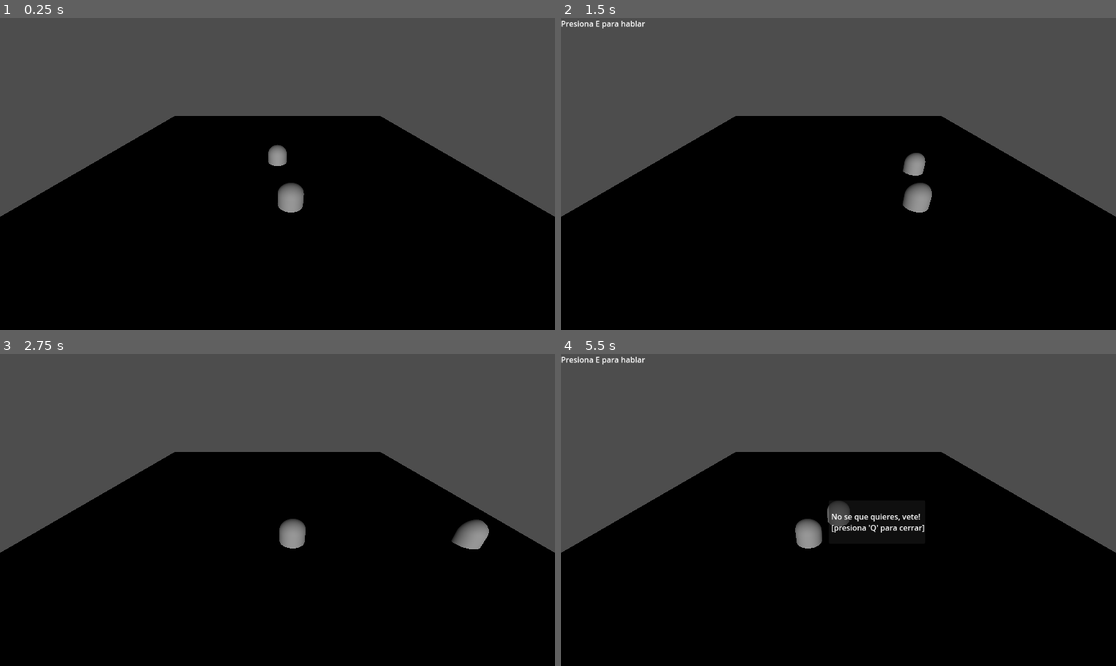
Above: before the commit, frames 1-4 (two rows, left to right).
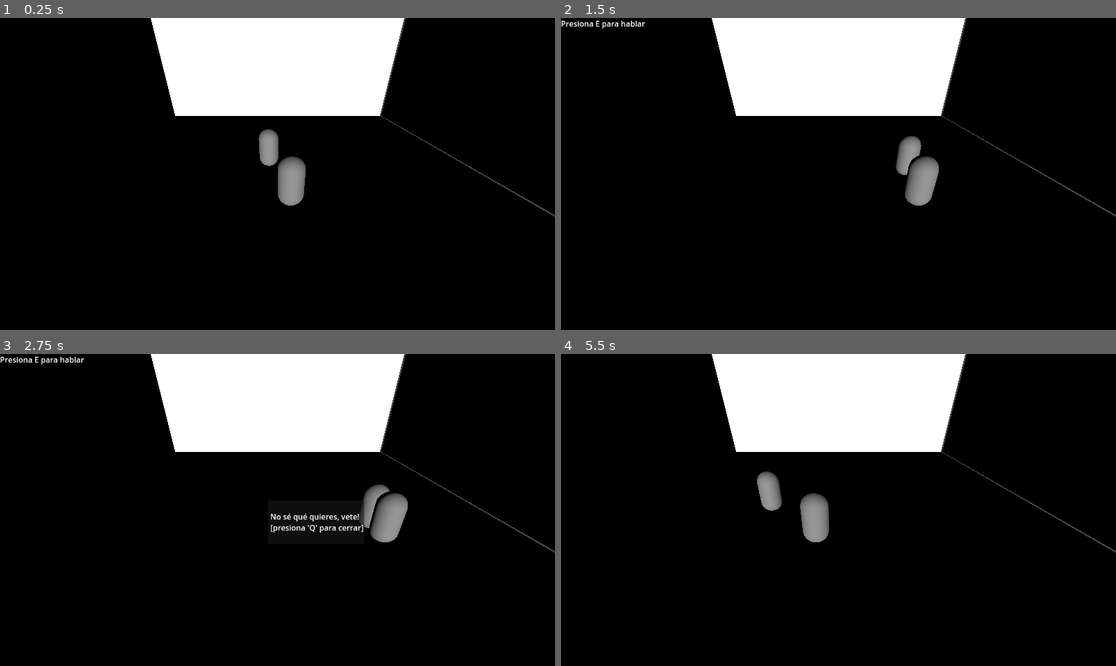
Above: after the commit, the same moments.

Repository: Sanspeen/3d-game-godot
Game: Godot game, scene res://main.tscn
The game is run twice, just before and just after one commit, with the same random seed, the same clock (stepped at 60 frames per second) and the same inputs. The project has no main scene, so this scene is started directly.
Inputs:
- Up to frame 1 (0.25 s): no input
- Up to frame 2 (1.5 s): hold Right (ui_right) 0.53-1.28 s; tap Q (close_interact) at 0.6 s; tap E (interact) at 0.8, 1.35 s; hold Down (ui_down) from 1.28 s (still down)
- Up to frame 3 (2.75 s): tap Q (close_interact) at 1.55, 2.1 s; tap E (interact) at 2, 2.3 s; release Down (ui_down) at 2.03 s; hold Right (ui_right) from 2.03 s (still down)
- Up to frame 4 (5.5 s): tap E (interact) at 2.75, 2.85, 3.8, 4.35, 5.3 s; release Right (ui_right) at 2.78 s; hold Up (ui_up) 2.78-3.53 s; tap Q (close_interact) at 3.05, 3.6, 4.55, 5.1 s; hold Left (ui_left) 3.53-5.03 s; hold Down (ui_down) from 5.03 s (still down)

The runs differ from the first frame. In frame 1, 42% of the frame differs, in the area x 0-100%, y 0-64%; in frame 2, 42%; in frame 3, 44%; in frame 4, 43%.

Commit message:
feat: finished NPC implementation, only rest visuals

Diff:
--- a/main.gd
+++ b/main.gd
@@ -7,7 +7,7 @@
 
 
 func _ready():
-	var npc_area = $NPC/Area3D
+	var npc_area = $NPC/AreaDialogoInteraccion
 	npc_area.connect("player_entered", _on_player_near)
 	npc_area.connect("player_exited", _on_player_leave)
 	dialogue_panel.visible = false
--- a/main.tscn
+++ b/main.tscn
@@ -6,11 +6,20 @@
 [ext_resource type="Script" uid="uid://cov76khjlnwds" path="res://area_3d.gd" id="3_h2yge"]
 [ext_resource type="Script" uid="uid://dlyavvmftoyll" path="res://talk_area.gd" id="5_lquwl"]
 
+[sub_resource type="QuadMesh" id="QuadMesh_lquwl"]
+
+[sub_resource type="StandardMaterial3D" id="StandardMaterial3D_lquwl"]
+
+[sub_resource type="QuadMesh" id="QuadMesh_7mycd"]
+
+[sub_resource type="QuadMesh" id="QuadMesh_272bh"]
+
 [sub_resource type="PlaneMesh" id="PlaneMesh_7dm0k"]
 
 [sub_resource type="CapsuleMesh" id="CapsuleMesh_1bvp3"]
 
 [sub_resource type="CapsuleShape3D" id="CapsuleShape3D_lquwl"]
+height = 2.39504
 
 [sub_resource type="CapsuleMesh" id="CapsuleMesh_7mycd"]
 
@@ -20,46 +29,66 @@
 
 [sub_resource type="SphereShape3D" id="SphereShape3D_7mycd"]
 
+[sub_resource type="WorldBoundaryShape3D" id="WorldBoundaryShape3D_lquwl"]
+
 [node name="main" type="Node3D"]
 script = ExtResource("1_1bvp3")
 
-[node name="MeshInstance3D" type="MeshInstance3D" parent="."]
+[node name="ParedFondo" type="MeshInstance3D" parent="."]
+transform = Transform3D(20, 0, 0, 0, 20, 0, 0, 0, 20, 0, 10, -10.026)
+mesh = SubResource("QuadMesh_lquwl")
+skeleton = NodePath("../ParedDerecha")
+surface_material_override/0 = SubResource("StandardMaterial3D_lquwl")
+
+[node name="ParedDerecha" type="MeshInstance3D" parent="."]
+transform = Transform3D(-8.74228e-07, 0, -20, 0, 20, 0, 20, 0, -8.74228e-07, 10.105, 10, 0)
+mesh = SubResource("QuadMesh_7mycd")
+skeleton = NodePath("../ParedIzquierda")
+
+[node name="ParedIzquierda" type="MeshInstance3D" parent="."]
+transform = Transform3D(-8.74228e-07, 0, 20, 0, 20, 0, -20, 0, -8.74228e-07, -10, 10, 0)
+mesh = SubResource("QuadMesh_272bh")
+
+[node name="Suelo" type="MeshInstance3D" parent="."]
 transform = Transform3D(10, 0, 0, 0, 10, 0, 0, 0, 10, 0, 0, 0)
 mesh = SubResource("PlaneMesh_7dm0k")
 
-[node name="DirectionalLight3D" type="DirectionalLight3D" parent="."]
+[node name="Iluminacion" type="DirectionalLight3D" parent="."]
 transform = Transform3D(1, 0, 0, 0, 1, 0, 0, 0, 1, -25, 30, 0)
 
-[node name="Camera3D" type="Camera3D" parent="."]
+[node name="CamaraPrincipal" type="Camera3D" parent="."]
 transform = Transform3D(1, 0, 0, 0, 0.866025, 0.5, 0, -0.5, 0.866025, 0, 5, 10)
 current = true
 
 [node name="Player" type="CharacterBody3D" parent="."]
 script = ExtResource("1_0xm2m")
 
-[node name="MeshInstance3D" type="MeshInstance3D" parent="Player"]
+[node name="CuerpoPlayer" type="MeshInstance3D" parent="Player"]
+transform = Transform3D(1, 0, 0, 0, 1, 0, 0, 0, 1, -0.450473, 0.906231, 0.183976)
 mesh = SubResource("CapsuleMesh_1bvp3")
 
-[node name="CollisionShape3D" type="CollisionShape3D" parent="Player"]
+[node name="CollisionPlayer" type="CollisionShape3D" parent="Player"]
+transform = Transform3D(1, 0, 0, 0, 1, 0, 0, 0, 1, -0.486821, 0.735664, 0.30095)
 shape = SubResource("CapsuleShape3D_lquwl")
 
-[node name="Camera3D" type="Camera3D" parent="Player"]
+[node name="TerceraPersonaCamera" type="Camera3D" parent="Player"]
 transform = Transform3D(0.0158862, 0.224084, -0.97444, -0.00365272, 0.97457, 0.224054, 0.999867, 0, 0.0163007, -5.11076, 0.889403, 0)
 
 [node name="NPC" type="CharacterBody3D" parent="."]
 transform = Transform3D(1, 0, 0, 0, 1, 0, 0, 0, 1, 0, 0, 3.69171)
 script = ExtResource("2_h2yge")
 
-[node name="MeshInstance3D" type="MeshInstance3D" parent="NPC"]
+[node name="CuerpoNPC" type="MeshInstance3D" parent="NPC"]
+transform = Transform3D(1, 0, 0, 0, 1, 0, 0, 0, 1, 0, 1.06028, 0)
 mesh = SubResource("CapsuleMesh_7mycd")
 
-[node name="CollisionShape3D" type="CollisionShape3D" parent="NPC"]
+[node name="CollisionNPC" type="CollisionShape3D" parent="NPC"]
 shape = SubResource("CapsuleShape3D_272bh")
 
-[node name="Area3D" type="Area3D" parent="NPC"]
+[node name="AreaDialogoInteraccion" type="Area3D" parent="NPC"]
 script = ExtResource("3_h2yge")
 
-[node name="CollisionShape3D" type="CollisionShape3D" parent="NPC/Area3D"]
+[node name="CollisionShape3D" type="CollisionShape3D" parent="NPC/AreaDialogoInteraccion"]
 transform = Transform3D(5, 0, 0, 0, 5, 0, 0, 0, 5, 0, 0, 0)
 shape = SubResource("SphereShape3D_1bvp3")
 
@@ -101,7 +130,13 @@
 horizontal_alignment = 1
 vertical_alignment = 1
 
-[connection signal="body_entered" from="NPC/Area3D" to="NPC/Area3D" method="_on_body_entered"]
-[connection signal="body_exited" from="NPC/Area3D" to="NPC/Area3D" method="_on_body_exited"]
+[node name="Area3D" type="Area3D" parent="."]
+
+[node name="CollisionShape3D" type="CollisionShape3D" parent="Area3D"]
+transform = Transform3D(1, 0, 0, 0, -4.37114e-08, -1, 0, 1, -4.37114e-08, 0, 0, -10)
+shape = SubResource("WorldBoundaryShape3D_lquwl")
+
+[connection signal="body_entered" from="NPC/AreaDialogoInteraccion" to="NPC/AreaDialogoInteraccion" method="_on_body_entered"]
+[connection signal="body_exited" from="NPC/AreaDialogoInteraccion" to="NPC/AreaDialogoInteraccion" method="_on_body_exited"]
 [connection signal="body_entered" from="NPC/TalkArea" to="NPC/TalkArea" method="_on_talk_area_body_entered"]
 [connection signal="body_exited" from="NPC/TalkArea" to="NPC/TalkArea" method="_on_talk_area_body_exited"]
--- a/npc.gd
+++ b/npc.gd
@@ -1,17 +1,22 @@
 extends CharacterBody3D
 
-@export var patrol_distance = 3.0
+@export var patrol_distance = 4.0
 @export var speed = 2.0
 
 var direction = 1
 var start_position = Vector3.ZERO
+var can_move = true
 
 func _ready():
 	start_position = global_transform.origin
 
 func _physics_process(delta):
-	var offset = global_transform.origin - start_position
-	if abs(offset.x) > patrol_distance:
-		direction *= -1
-	velocity = Vector3(direction * speed, 0, 0)
-	move_and_slide()
+	if can_move:
+		var offset = global_transform.origin - start_position
+		if abs(offset.x) > patrol_distance:
+			direction *= -1
+		velocity = Vector3(direction * speed, 0, 0)
+		move_and_slide()
+	else:
+		velocity = Vector3.ZERO
+		move_and_slide()
--- a/talk_area.gd
+++ b/talk_area.gd
@@ -17,19 +17,24 @@
 
 func start_dialogue():
 	dialogue_open = true
-	# Detener movimiento del NPC (si aplica)
-	if has_node("NavigationAgent3D"):
-		$NavigationAgent3D.set_velocity(Vector3.ZERO)
+	# Detener movimiento del NPC
+	var npc = get_parent().get_parent().get_node("NPC")  # Asegúrate de que la ruta al NPC sea correcta
+	npc.set("can_move", false)
 
 	# Mostrar diálogo
 	var dialogue = get_tree().root.get_node("main/UI/DialoguePanel")
 	dialogue.visible = true
-	dialogue.get_node("RichTextLabel").text = "No se que quieres, vete! \n [presiona 'Q' para cerrar]"
+	dialogue.get_node("RichTextLabel").text = "No sé qué quieres, vete! \n [presiona 'Q' para cerrar]"
 
 func end_dialogue():
 	dialogue_open = false
+	# Reanudar movimiento del NPC
+	var npc = get_parent().get_parent().get_node("NPC")  # Asegúrate de que la ruta al NPC sea correcta
+	npc.set("can_move", true)
+
 	var dialogue = get_tree().root.get_node("main/UI/DialoguePanel")
 	dialogue.visible = false
+
 
 func _process(delta):
 	if player_in_range and Input.is_action_just_pressed("interact"):
Binary file added: images.jpg
Not shown, added: images.jpg.import
Not shown: 1 places in main.tscn that only renumber resources
